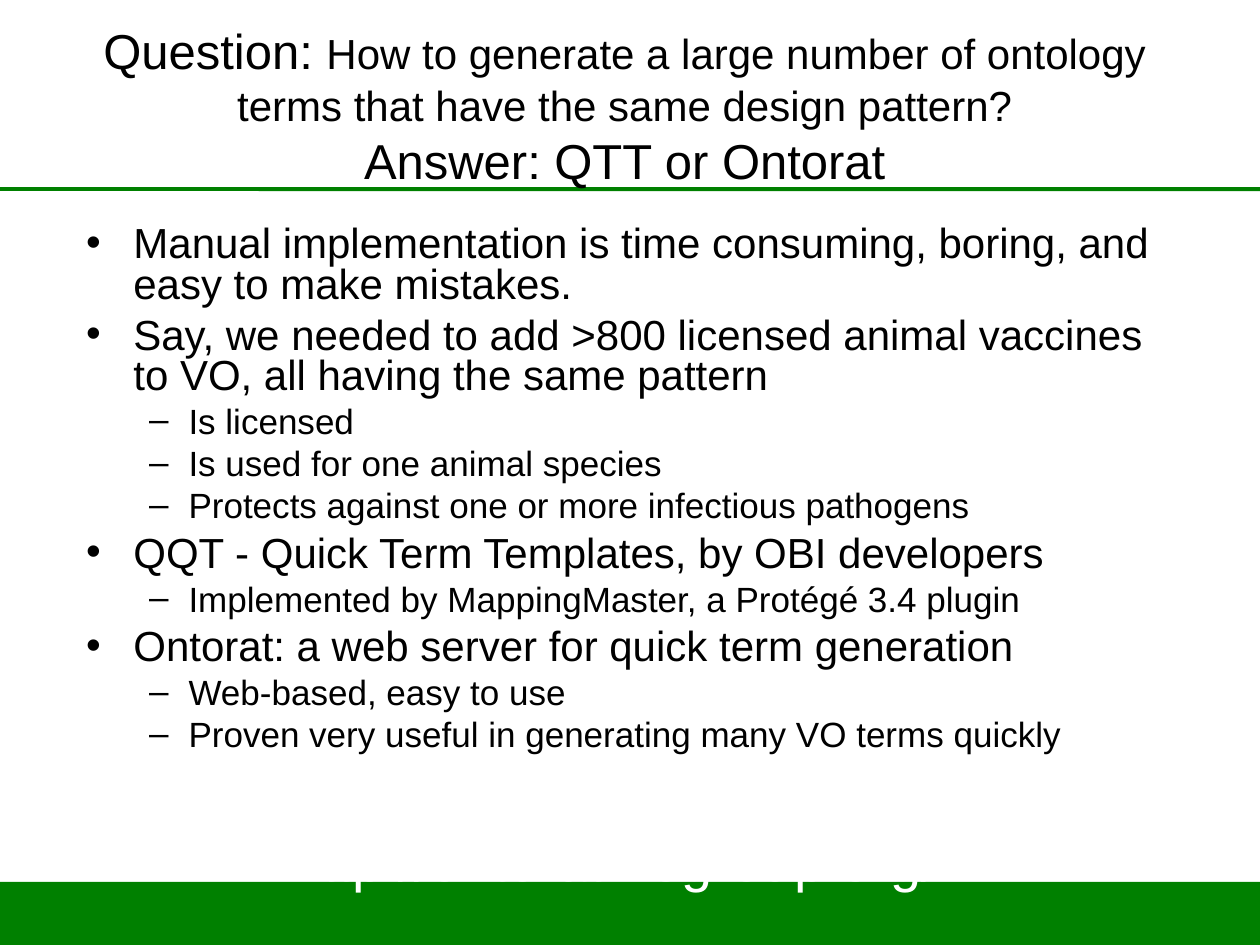
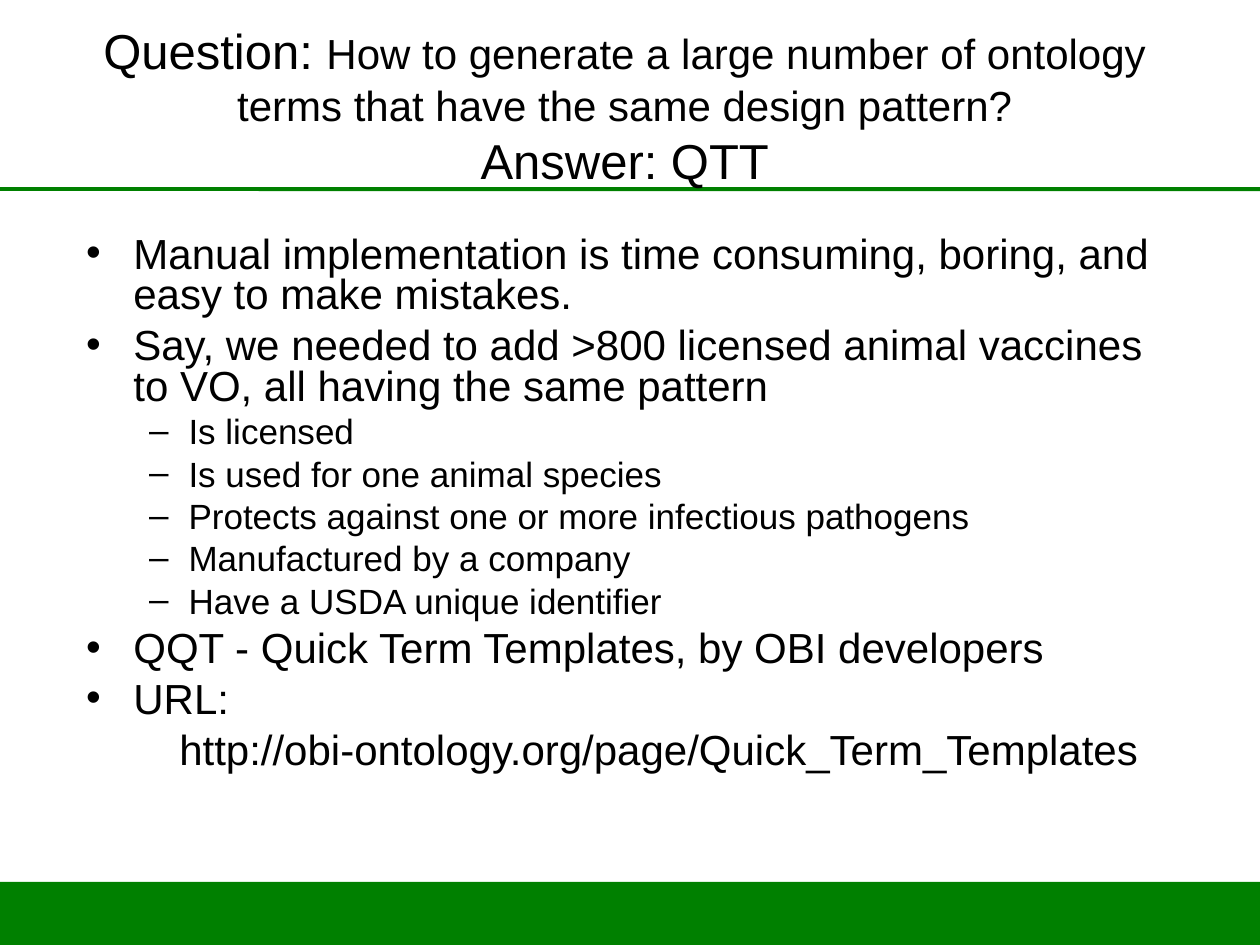
Before and after one commit to obi-ontology/obi-legacy-svn, a slide deck: slide 18 of trunk/docs/presentations/OBI tutorial July 2012 ICBO/VO_Development_using_OBI_as_Source_Ontology.ppt (slide 17 before the commit). Drawn at 1260x945 pixels with LibreOffice and Linux fonts; fonts in the diff are those of the drawing; background and template pictures are left out. Boxes give left, top, right and bottom in pixels: in the first picture for what was removed or moved away, otherwise in the second. Text is boxed around its words. In the diff, an @@ line names an element or a change of style, - is before the commit and + after.

```diff
--- a/trunk/docs/presentations/OBI tutorial July 2012 ICBO/VO_Development_using_OBI_as_Source_Ontology.ppt
+++ b/trunk/docs/presentations/OBI tutorial July 2012 ICBO/VO_Development_using_OBI_as_Source_Ontology.ppt
@@ title at box(103, 33, 1146, 189): text changed @@
-Question: How to generate a large number of ontology terms that have the same design pattern?
-Answer: QTT or Ontorat
+Question: How to generate a large number of ontology terms that have the same design pattern?
+Answer: QTT
@@ text "Manual implementation is time consuming, ...": place and size @@
-text "Manual implementation is time consuming, ..." at box(133, 227, 1149, 754)
+text "Manual implementation is time consuming, ..." at box(133, 238, 1149, 773)
@@ text at box(189, 545, 661, 620): paragraphs added @@
+  – Manufactured by a company
+  – Have a USDA unique identifier
@@ text at box(133, 685, 1138, 773): text changed; size 20 to 24 pt @@
-  – Implemented by MappingMaster, a Protégé 3.4 plugin
-• Ontorat: a web server for quick term generation
-  – Web-based, easy to use
-  – Proven very useful in generating many VO terms quickly
+• URL:
+http://obi-ontology.org/page/Quick_Term_Templates
@@ text removed at box(290, 882, 937, 892) @@
-http://ontorat.hegroup.org/
```
Also in this commit, not shown: 3 other slides changed, 2 slides added, 1 slide removed.
